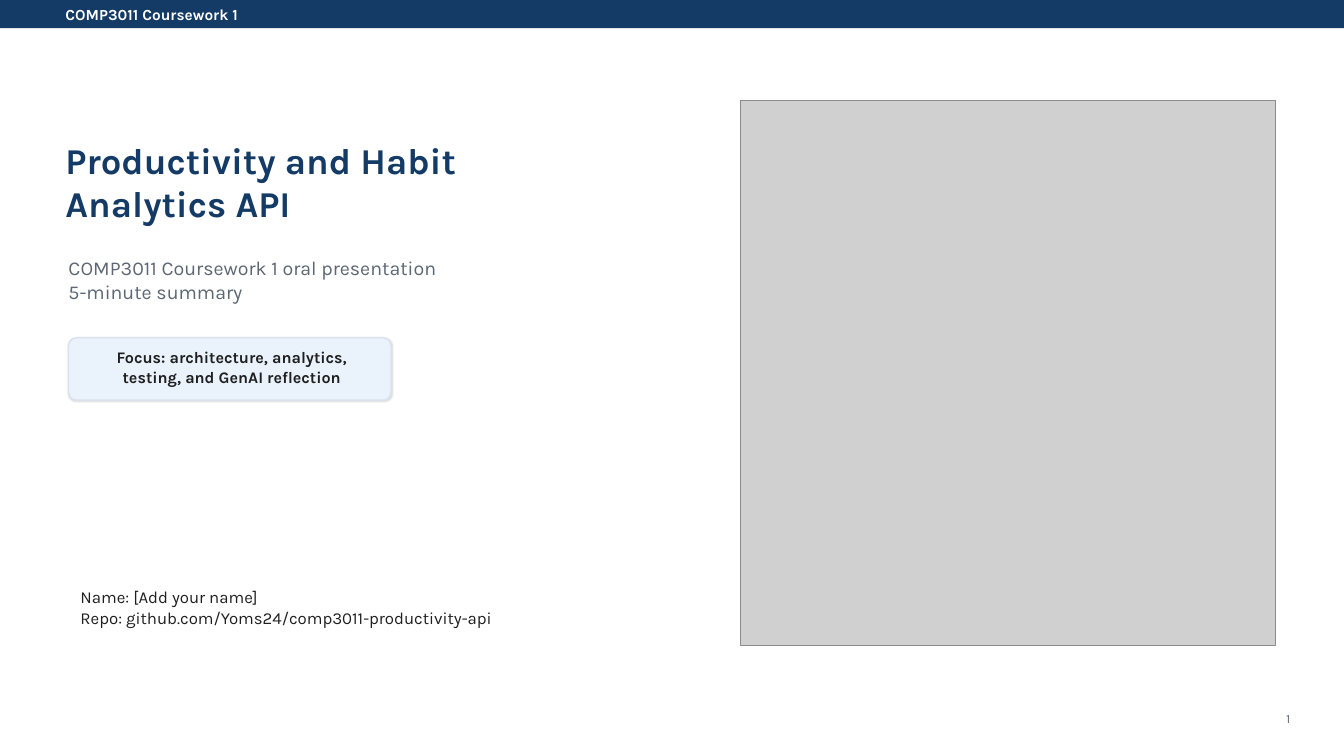
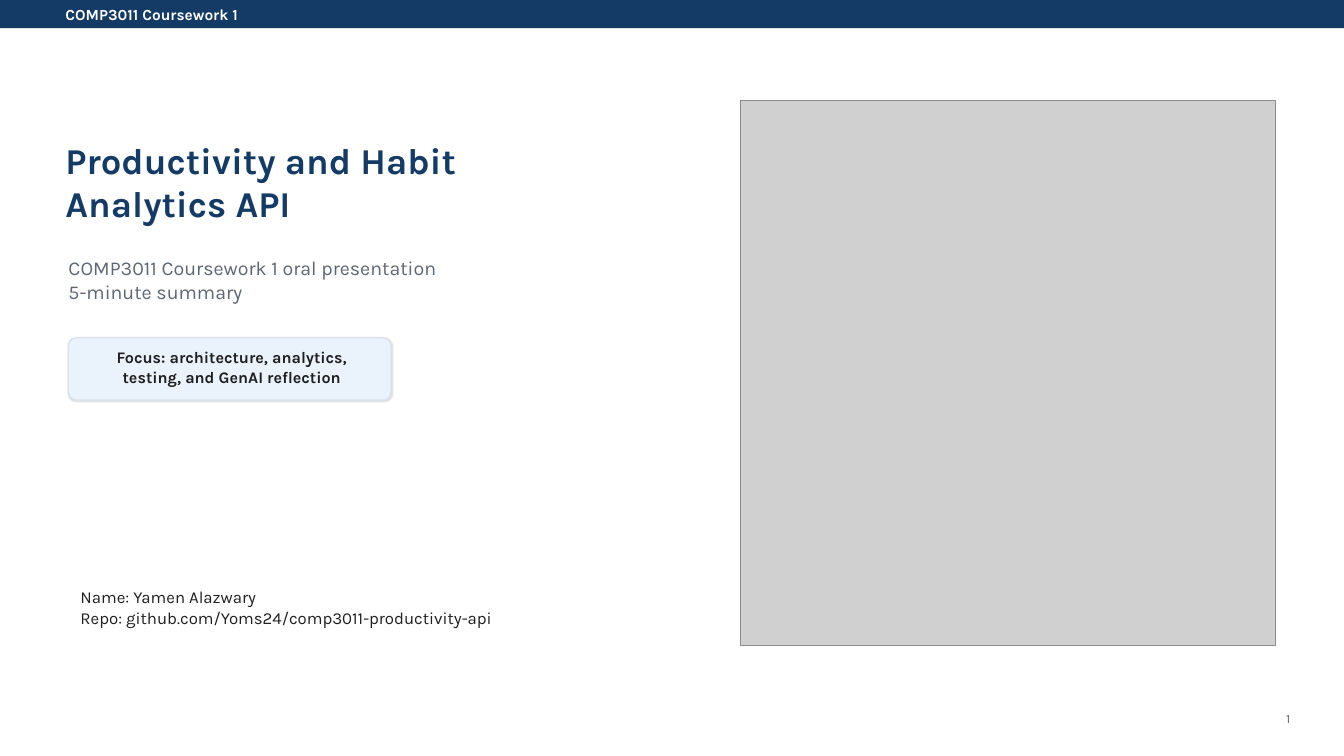
Before and after one commit to Yoms24/comp3011-productivity-api, a slide deck: slide 1 of docs/COMP3011_Presentation_detailed_notes_fixed.pptx. Drawn at 1344x756 pixels with LibreOffice and Linux fonts; fonts in the diff are those of the drawing; grey boxes stand for pictures. Boxes give left, top, right and bottom in pixels: in the first picture for what was removed or moved away, otherwise in the second. Text is boxed around its words. In the diff, an @@ line names an element or a change of style, - is before the commit and + after.

Commit message:
Add final report and presentation files

```diff
--- a/docs/COMP3011_Presentation_detailed_notes_fixed.pptx
+++ b/docs/COMP3011_Presentation_detailed_notes_fixed.pptx
@@ text at (x1=80, y1=591, x2=256, y2=607): text changed @@
-Name: [Add your name]
+Name: Yamen Alazwary
```
